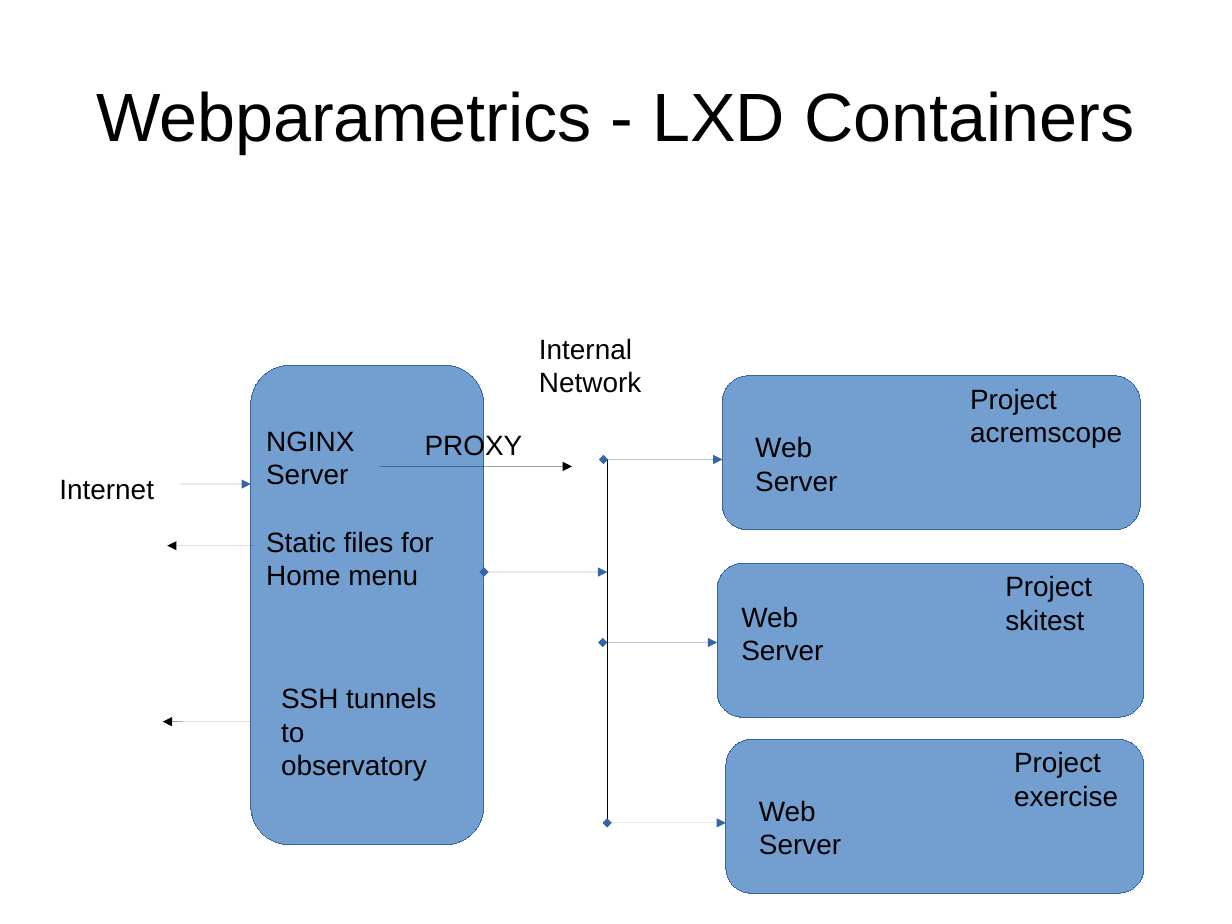
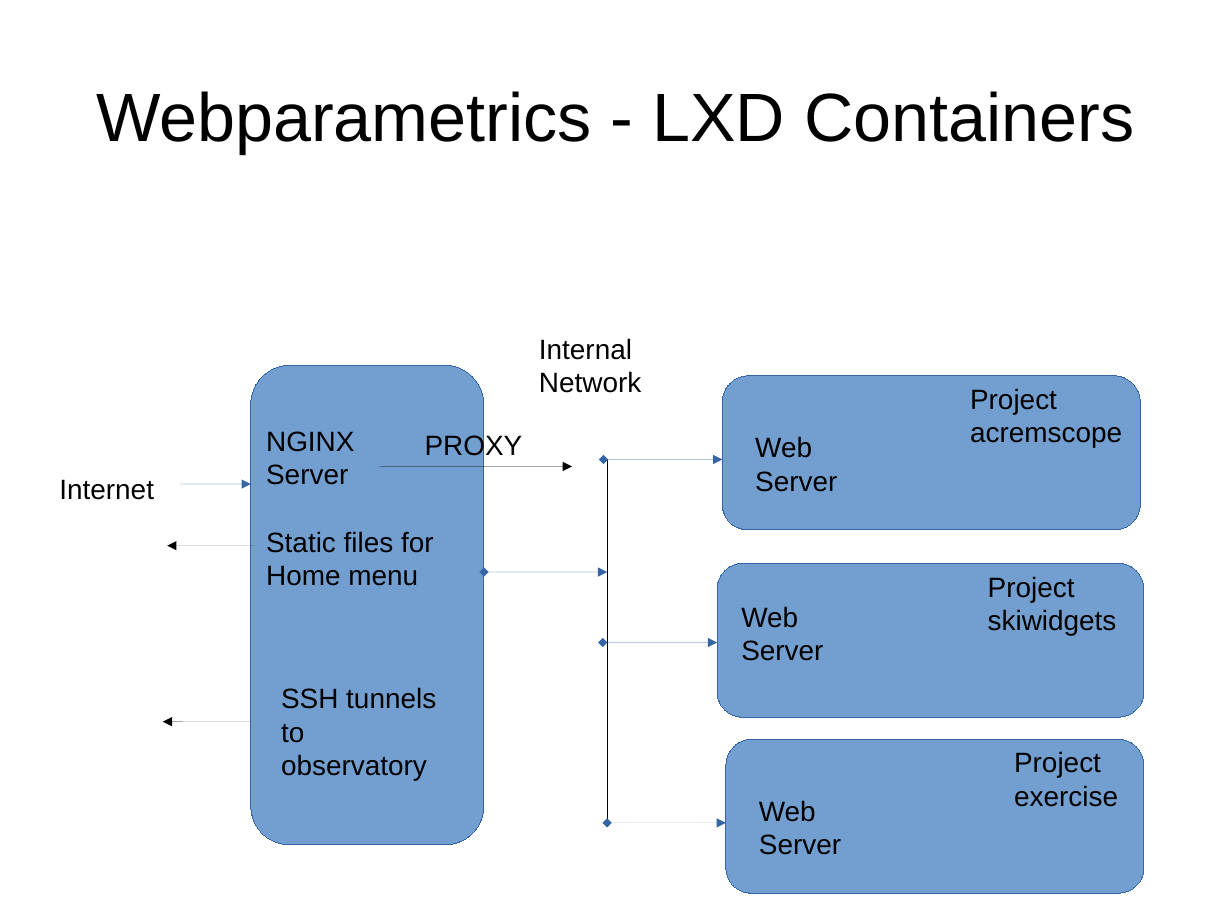
Before and after one commit to bernie-skipole/webparametrics, a slide deck: slide 1 of webparametrics.odp. Drawn at 1232x924 pixels with LibreOffice and Linux fonts; fonts in the diff are those of the drawing. Boxes give left, top, right and bottom in pixels: in the first picture for what was removed or moved away, otherwise in the second. Text is boxed around its words. In the diff, an @@ line names an element or a change of style, - is before the commit and + after.

```diff
--- a/webparametrics.odp
+++ b/webparametrics.odp
@@ text at (988, 576, 1117, 636): text changed @@
-Project skitest
+Project skiwidgets
```
Also in this commit, not shown: 2 other files.
